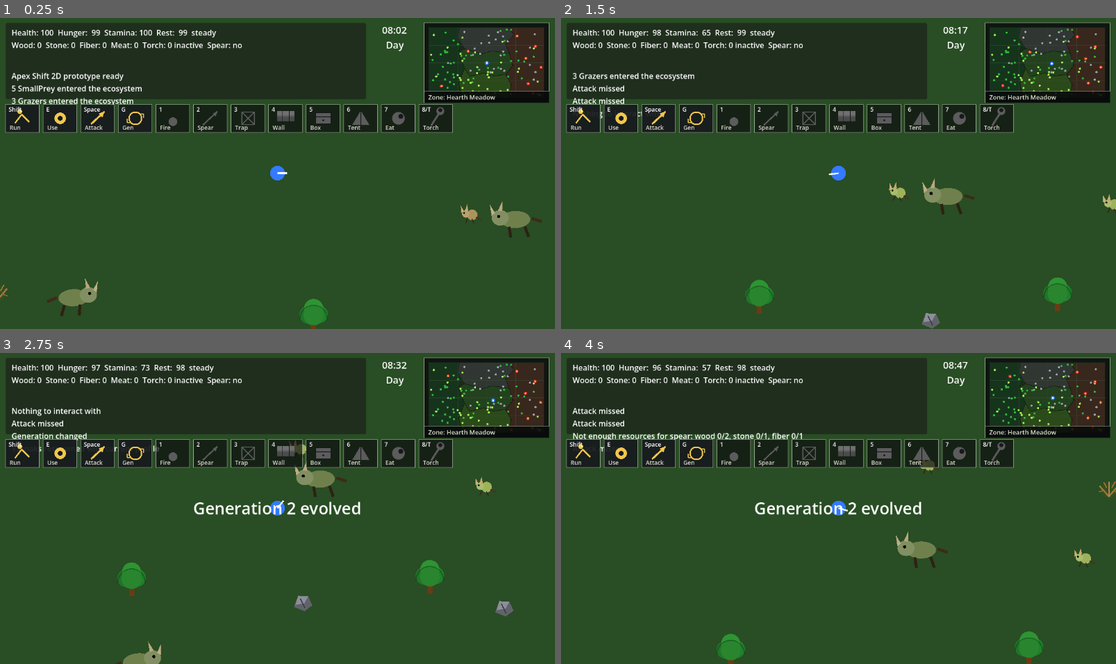
Above: before the commit, frames 1-4 (two rows, left to right).
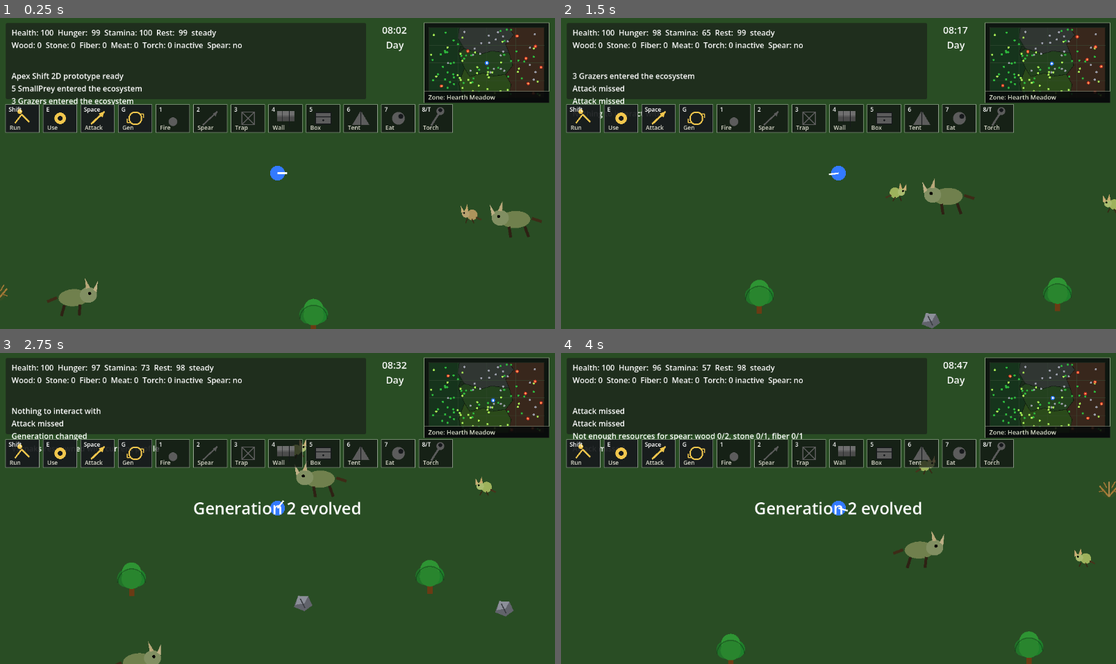
Above: after the commit, the same moments.

Repository: krisstoof/apex-shift-2d
Game: Godot game, scene res://scenes/main.tscn
Two runs of this game, one before a commit and one after it. Both use one fixed random seed, a clock stepped at 60 frames per second and the inputs below.
Inputs (mouse positions are in pixels of both pictures, inside the frame that each line leads up to):
- Up to frame 1 (0.25 s): no input
- Up to frame 2 (1.5 s): tap Enter at 0.5 s; move the mouse to (960, 157) at 0.52 s; hold D (move_right) 0.53-1.28 s; hold Shift 0.53-1.28 s; click (960, 157) at 0.67 s; tap Space at 0.77 s; move the mouse to (727, 189) at 1.27 s; hold S (move_down) from 1.28 s (still down); tap E at 1.35 s
- Up to frame 3 (2.75 s): tap Space at 1.52 s; move the mouse to (333, 440) at 2.02 s; release S (move_down) at 2.03 s; hold D (move_right) from 2.03 s (still down); tap G at 2.1 s
- Up to frame 4 (4 s): move the mouse to (810, 570) at 2.77 s; release D (move_right) at 2.78 s; hold W (move_up) 2.78-3.53 s; tap 1 at 2.85 s; click (810, 570) at 2.92 s; tap Space at 3.02, 3.77 s; move the mouse to (1005, 555) at 3.52 s; hold A (move_left) from 3.53 s (still down); tap 2 at 3.6 s

The runs differ from the first frame. In frame 1, less than 0.1% of the frame differs, in the area x 83-96%, y 5-22%; in frame 2, 0.1%; in frame 3, less than 0.1%; in frame 4, 0.4%, in the area x 59-98%, y 5-70%.

Commit message:
feature/#70 Prevent animals from leaving world bounds

Diff:
--- a/scripts/creatures/grazer.gd
+++ b/scripts/creatures/grazer.gd
@@ -18,6 +18,7 @@
 const SMALL_PREY_ATTACK_RANGE := 28.0
 const PLANT_EAT_HUNGER_DROP := 0.45
 const MEAT_HUNGER_DROP := 0.65
+const WORLD_EDGE_PADDING := 28.0
 
 var health := 45.0
 var max_health := 45.0
@@ -101,6 +102,7 @@
 	_update_state()
 	_act(delta)
 	move_and_slide()
+	_enforce_world_bounds()
 
 
 func _update_state() -> void:
@@ -171,8 +173,8 @@
 			_move_toward(wander_target, speed * 0.72)
 		State.FLEE:
 			var away := (global_position - flee_origin).normalized()
-			velocity = away * speed * (1.0 + fear)
-			_face_target(global_position + away)
+			var flee_target := _get_bounded_flee_target(away)
+			_move_toward(flee_target, speed * (1.0 + fear))
 		State.HUNT_SMALL_PREY:
 			_hunt_small_prey()
 
@@ -198,6 +200,7 @@
 
 
 func _move_toward(target: Vector2, move_speed: float) -> void:
+	target = _clamp_to_world(target)
 	var direction := target - global_position
 	if direction.length_squared() <= 1.0:
 		velocity = Vector2.ZERO
@@ -274,13 +277,46 @@
 			rng.randf_range(-WANDER_RADIUS, WANDER_RADIUS)
 		)
 		if _is_position_in_biome(candidate, current_biome_id):
-			wander_target = candidate
+			wander_target = _clamp_to_world(candidate)
 			return
 	var limits := WORLD_CONFIG.get_player_limits()
-	wander_target = Vector2(
+	wander_target = _clamp_to_world(Vector2(
 		clamp(global_position.x + rng.randf_range(-WANDER_RADIUS, WANDER_RADIUS), -limits.x, limits.x),
 		clamp(global_position.y + rng.randf_range(-WANDER_RADIUS, WANDER_RADIUS), -limits.y, limits.y)
+	))
+
+
+func debug_return_to_world() -> void:
+	_enforce_world_bounds(true)
+
+
+func _enforce_world_bounds(force_retarget := false) -> void:
+	var clamped_position := _clamp_to_world(global_position)
+	if force_retarget or clamped_position.distance_squared_to(global_position) > 0.01:
+		global_position = clamped_position
+		velocity = Vector2.ZERO
+		prey_target = null
+		_set_state(State.WANDER)
+		_pick_wander_target()
+
+
+func _get_bounded_flee_target(away: Vector2) -> Vector2:
+	var target := _clamp_to_world(global_position + away * WANDER_RADIUS)
+	if target.distance_squared_to(global_position) <= 16.0:
+		target = _get_world_rect().get_center()
+	return target
+
+
+func _clamp_to_world(position: Vector2) -> Vector2:
+	var rect := _get_world_rect()
+	return Vector2(
+		clamp(position.x, rect.position.x, rect.end.x),
+		clamp(position.y, rect.position.y, rect.end.y)
 	)
+
+
+func _get_world_rect() -> Rect2:
+	return WORLD_CONFIG.WORLD_RECT.grow(-WORLD_EDGE_PADDING)
 
 
 func _set_state(next_state: State) -> void:
--- a/scripts/creatures/small_prey.gd
+++ b/scripts/creatures/small_prey.gd
@@ -13,6 +13,7 @@
 const EAT_INTERVAL_SECONDS := 6.0
 const EAT_DURATION_SECONDS := 1.1
 const IDLE_DURATION_SECONDS := 0.8
+const WORLD_EDGE_PADDING := 24.0
 
 var health := 20.0
 var max_health := 20.0
@@ -94,6 +95,7 @@
 	_update_state()
 	_act(delta)
 	move_and_slide()
+	_enforce_world_bounds()
 
 
 func _update_state() -> void:
@@ -134,11 +136,12 @@
 			velocity = Vector2.ZERO
 		State.FLEE:
 			var away := (global_position - flee_origin).normalized()
-			velocity = away * speed * (1.0 + fear)
-			_face_target(global_position + away)
+			var flee_target := _get_bounded_flee_target(away)
+			_move_toward(flee_target, speed * (1.0 + fear))
 
 
 func _move_toward(target: Vector2, move_speed: float) -> void:
+	target = _clamp_to_world(target)
 	var direction := target - global_position
 	if direction.length_squared() <= 1.0:
 		velocity = Vector2.ZERO
@@ -195,13 +198,45 @@
 			rng.randf_range(-WANDER_RADIUS, WANDER_RADIUS)
 		)
 		if _is_position_in_biome(candidate, current_biome_id):
-			wander_target = candidate
+			wander_target = _clamp_to_world(candidate)
 			return
 	var limits := WORLD_CONFIG.get_player_limits()
-	wander_target = Vector2(
+	wander_target = _clamp_to_world(Vector2(
 		clamp(global_position.x + rng.randf_range(-WANDER_RADIUS, WANDER_RADIUS), -limits.x, limits.x),
 		clamp(global_position.y + rng.randf_range(-WANDER_RADIUS, WANDER_RADIUS), -limits.y, limits.y)
+	))
+
+
+func debug_return_to_world() -> void:
+	_enforce_world_bounds(true)
+
+
+func _enforce_world_bounds(force_retarget := false) -> void:
+	var clamped_position := _clamp_to_world(global_position)
+	if force_retarget or clamped_position.distance_squared_to(global_position) > 0.01:
+		global_position = clamped_position
+		velocity = Vector2.ZERO
+		_set_state(State.WANDER)
+		_pick_wander_target()
+
+
+func _get_bounded_flee_target(away: Vector2) -> Vector2:
+	var target := _clamp_to_world(global_position + away * WANDER_RADIUS)
+	if target.distance_squared_to(global_position) <= 16.0:
+		target = _get_world_rect().get_center()
+	return target
+
+
+func _clamp_to_world(position: Vector2) -> Vector2:
+	var rect := _get_world_rect()
+	return Vector2(
+		clamp(position.x, rect.position.x, rect.end.x),
+		clamp(position.y, rect.position.y, rect.end.y)
 	)
+
+
+func _get_world_rect() -> Rect2:
+	return WORLD_CONFIG.WORLD_RECT.grow(-WORLD_EDGE_PADDING)
 
 
 func _set_state(next_state: State) -> void:
--- a/scripts/creatures/varnak.gd
+++ b/scripts/creatures/varnak.gd
@@ -14,6 +14,7 @@
 const HUNT_PLAYER_SAFE_DISTANCE := 135.0
 const HUNT_HUNGER_THRESHOLD := 0.35
 const HUNT_FEED_AMOUNT := 0.55
+const WORLD_EDGE_PADDING := 32.0
 
 var health := BASE_HEALTH
 var max_health := BASE_HEALTH
@@ -95,15 +96,15 @@
 
 
 func restore_from_data(data: Dictionary) -> void:
-	global_position = _data_to_vector(data.get("position", {}))
+	global_position = _clamp_to_world(_data_to_vector(data.get("position", {})))
 	facing_angle = float(data.get("facing_angle", data.get("rotation", facing_angle)))
 	facing_side = float(data.get("facing_side", 1.0 if cos(facing_angle) >= 0.0 else -1.0))
 	max_health = max(float(data.get("max_health", max_health)), 1.0)
 	health = clamp(float(data.get("health", health)), 0.0, max_health)
 	hunger = clamp(float(data.get("hunger", hunger)), 0.0, 1.0)
-	night_health_bonus_active = bool(data.get("night_health_bonus_active", night_health_bonus_active))
+	night_health_bonus_active = data.get("night_health_bonus_active", night_health_bonus_active) == true
 	state = int(data.get("state", State.WANDER))
-	wander_target = _data_to_vector(data.get("wander_target", _vector_to_data(wander_target)))
+	wander_target = _clamp_to_world(_data_to_vector(data.get("wander_target", _vector_to_data(wander_target))))
 	attack_cooldown = float(data.get("attack_cooldown", attack_cooldown))
 	queue_redraw()
 
@@ -121,6 +122,7 @@
 	_update_state()
 	_act(delta)
 	move_and_slide()
+	_enforce_world_bounds()
 
 
 func take_damage(amount: float, source: String) -> void:
@@ -226,8 +228,8 @@
 				return
 			var away := (global_position - flee_origin).normalized()
 			var flee_multiplier := 1.1 + fire_fear if is_instance_valid(scared_fire) else GAME_BALANCE.TORCH_FLEE_SPEED_MULTIPLIER
-			velocity = away * speed * flee_multiplier
-			_face_target(global_position + away)
+			var flee_target := _get_bounded_flee_target(away)
+			_move_toward(flee_target, speed * flee_multiplier)
 
 
 func _should_prioritize_player(distance: float, detect_range: float, close_chase_range: float, effective_aggression: float) -> bool:
@@ -280,6 +282,8 @@
 		for creature in get_tree().get_nodes_in_group(group_name):
 			if not is_instance_valid(creature):
 				continue
+			if not _get_world_rect().has_point(creature.global_position):
+				continue
 			var distance := global_position.distance_to(creature.global_position)
 			if distance > HUNT_DETECTION_RANGE:
 				continue
@@ -319,6 +323,7 @@
 
 
 func _move_toward(target: Vector2, move_speed: float) -> void:
+	target = _clamp_to_world(target)
 	var direction := target - global_position
 	if direction.length_squared() <= 1.0:
 		velocity = Vector2.ZERO
@@ -395,7 +400,45 @@
 
 
 func _pick_wander_target() -> void:
-	wander_target = Vector2(randf_range(-620, 620), randf_range(-360, 360))
+	var rect := _get_world_rect()
+	wander_target = Vector2(
+		randf_range(rect.position.x, rect.end.x),
+		randf_range(rect.position.y, rect.end.y)
+	)
+
+
+func debug_return_to_world() -> void:
+	_enforce_world_bounds(true)
+
+
+func _enforce_world_bounds(force_retarget := false) -> void:
+	var clamped_position := _clamp_to_world(global_position)
+	if force_retarget or clamped_position.distance_squared_to(global_position) > 0.01:
+		global_position = clamped_position
+		velocity = Vector2.ZERO
+		ecosystem_target = null
+		ecosystem_target_kind = ""
+		state = State.WANDER
+		_pick_wander_target()
+
+
+func _get_bounded_flee_target(away: Vector2) -> Vector2:
+	var target := _clamp_to_world(global_position + away * 180.0)
+	if target.distance_squared_to(global_position) <= 16.0:
+		target = _get_world_rect().get_center()
+	return target
+
+
+func _clamp_to_world(position: Vector2) -> Vector2:
+	var rect := _get_world_rect()
+	return Vector2(
+		clamp(position.x, rect.position.x, rect.end.x),
+		clamp(position.y, rect.position.y, rect.end.y)
+	)
+
+
+func _get_world_rect() -> Rect2:
+	return WORLD_CONFIG.WORLD_RECT.grow(-WORLD_EDGE_PADDING)
 
 
 func _die(source: String) -> void:
--- a/scripts/ui/debug_panel.gd
+++ b/scripts/ui/debug_panel.gd
@@ -264,6 +264,7 @@
 		_get_ecosystem_population_total("small_prey_population"),
 		_get_ecosystem_population_total("grazer_population")
 	])
+	lines.append("creatures_out_of_bounds_count = %d" % _get_creatures_out_of_bounds_count())
 	lines.append("Ecosystem warnings: %s" % _get_ecosystem_warnings_text())
 	lines.append("Generation %d" % int(profile.get("generation", 1)))
 	return "\n".join(lines)
@@ -300,6 +301,7 @@
 	lines.append("Current biome: %s" % _get_current_biome_name())
 	lines.append("Player position: %s" % _get_position_text(player.global_position if player else Vector2.ZERO))
 	lines.append("World bounds: %s" % str(WORLD_CONFIG.WORLD_RECT))
+	lines.append("creatures_out_of_bounds_count = %d" % _get_creatures_out_of_bounds_count())
 	lines.append("Campfires: %d | Traps: %d" % [
 		get_tree().get_nodes_in_group("campfires").size(),
 		get_tree().get_nodes_in_group("traps").size()
@@ -321,6 +323,7 @@
 	var lines: Array[String] = []
 	var varnaks := get_tree().get_nodes_in_group("varnak")
 	lines.append("Creatures")
+	lines.append("creatures_out_of_bounds_count = %d" % _get_creatures_out_of_bounds_count())
 	lines.append("Varnaks %d | %s" % [varnaks.size(), _get_varnak_state_summary(varnaks)])
 	lines.append("SmallPrey visible %d | %s" % [
 		get_tree().get_nodes_in_group("small_prey").size(),
@@ -477,6 +480,20 @@
 		if status != "healthy" and status != "stable" and status != "ok":
 			warnings.append("%s:%s" % [str(state.get("name", biome_id)), status])
 	return "none" if warnings.is_empty() else ", ".join(warnings)
+
+
+func _get_creatures_out_of_bounds_count() -> int:
+	var world := _get_world_node()
+	if world and world.has_method("get_creatures_out_of_bounds_count"):
+		return int(world.get_creatures_out_of_bounds_count())
+	var count := 0
+	for group_name in ["varnak", "small_prey", "grazer"]:
+		for creature in get_tree().get_nodes_in_group(group_name):
+			if not is_instance_valid(creature) or not (creature is Node2D):
+				continue
+			if not WORLD_CONFIG.WORLD_RECT.has_point(creature.global_position):
+				count += 1
+	return count
 
 
 func _get_adaptation_pressure(profile: Dictionary) -> float:
--- a/scripts/world/world.gd
+++ b/scripts/world/world.gd
@@ -22,6 +22,8 @@
 const DEBUG_GRAZER_SPAWN_RADIUS := 240.0
 const BIOME_DEPLETED_TINT := Color(0.42, 0.33, 0.18)
 const PLANT_RESOURCE_KINDS := ["conifer_tree", "leafy_tree", "bush", "dry_bush"]
+const CREATURE_BOUND_GROUPS := ["varnak", "small_prey", "grazer"]
+const CREATURE_BOUND_TELEPORT_PADDING := 36.0
 
 var evolution_director: Node
 var day_night_system: Node
@@ -64,6 +66,28 @@
 
 func get_biome_zones() -> Array[Dictionary]:
 	return WORLD_CONFIG.get_biome_zones()
+
+
+func get_creatures_out_of_bounds_count() -> int:
+	return _get_out_of_bounds_creatures().size()
+
+
+func debug_teleport_out_of_bounds_creatures() -> void:
+	var creatures := _get_out_of_bounds_creatures()
+	for creature in creatures:
+		if not is_instance_valid(creature):
+			continue
+		if creature.has_method("debug_return_to_world"):
+			creature.debug_return_to_world()
+		else:
+			creature.global_position = _clamp_position_to_world(creature.global_position)
+	if creatures.size() > 0:
+		get_node("/root/EventBus").post_message("Teleported %d out-of-bounds creature%s" % [
+			creatures.size(),
+			"" if creatures.size() == 1 else "s"
+		])
+	else:
+		get_node("/root/EventBus").post_message("No out-of-bounds creatures")
 
 
 func _spawn_resources() -> void:
@@ -244,7 +268,7 @@
 	var biomass_percent := float(biome_state.get("plant_biomass_percent", 0.0))
 	var population_factor: float = clamp(population / 12.0, 0.0, 1.0)
 	var biomass_factor: float = clamp(biomass_percent / 100.0, 0.0, 1.0)
-	var danger_factor := 0.45 if bool(biome.get("dangerous", false)) else 1.0
+	var danger_factor := 0.45 if biome.get("dangerous", false) == true else 1.0
 	var desired := int(round(float(SMALL_PREY_MAX_VISIBLE_PER_BIOME) * population_factor * biomass_factor * danger_factor))
 	if population > 0.0 and biomass_percent >= 30.0:
 		desired = max(desired, 1)
@@ -584,6 +608,26 @@
 		get_node("/root/EventBus").post_message("Debug removed %d Grazers" % removed)
 
 
+func _get_out_of_bounds_creatures() -> Array[Node2D]:
+	var creatures: Array[Node2D] = []
+	for group_name in CREATURE_BOUND_GROUPS:
+		for node in get_tree().get_nodes_in_group(group_name):
+			var creature := node as Node2D
+			if not is_instance_valid(creature):
+				continue
+			if not WORLD_CONFIG.WORLD_RECT.has_point(creature.global_position):
+				creatures.append(creature)
+	return creatures
+
+
+func _clamp_position_to_world(position: Vector2) -> Vector2:
+	var rect := WORLD_CONFIG.WORLD_RECT.grow(-CREATURE_BOUND_TELEPORT_PADDING)
+	return Vector2(
+		clamp(position.x, rect.position.x, rect.end.x),
+		clamp(position.y, rect.position.y, rect.end.y)
+	)
+
+
 func get_varnak_save_data() -> Array[Dictionary]:
 	var varnaks: Array[Dictionary] = []
 	for varnak in get_tree().get_nodes_in_group("varnak"):
@@ -720,7 +764,7 @@
 func _is_point_in_dangerous_biome(point: Vector2) -> bool:
 	for biome_value in WORLD_CONFIG.BIOME_ZONES:
 		var biome := Dictionary(biome_value)
-		if bool(biome.get("dangerous", false)) and _is_point_in_biome(point, biome):
+		if biome.get("dangerous", false) == true and _is_point_in_biome(point, biome):
 			return true
 	return false
 
